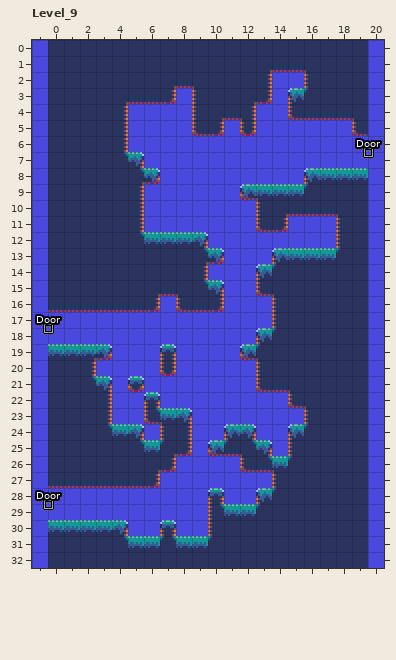
LDtk project, stored at assets/output.ldtk. Above: the version before the commit.
Cells are 16x16 px. Shown: Level_9 x -1..20, y 0..32. The commit also changed other parts of the map, which this record leaves out.
After:
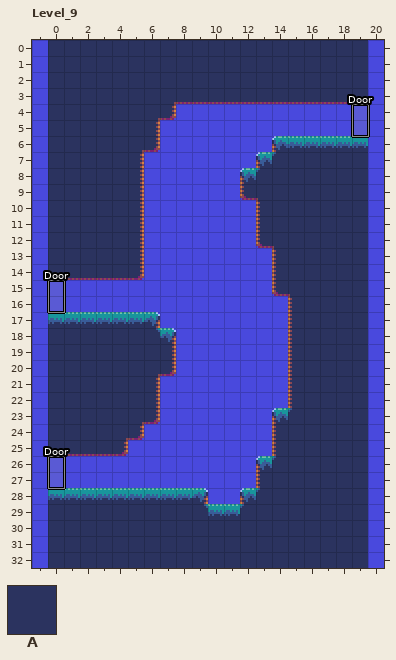
Key: from "IntGrid": A 1 "solid".
_ is an empty cell.
Objects are placed by their top-left corner, in cells (3,4 is the top-left corner of cell 3,4); size is 1x1 cell unless given.
The exact change:
Layer "IntGrid":
y 2: x 14..15 __ -> AA
y 3: x 8 _ -> A; x 14 _ -> A
y 4: x 5..7 ___ -> AAA; x 9..12 AAAA -> ____; x 15..19 AAAAA -> _____
y 5: x 5..6 __ -> AA; x 9..10 AA -> __; x 12 A -> _; x 19 A -> _
y 6: x 5..6 __ -> AA; x 14..19 ______ -> AAAAAA
y 7: x 13..19 _______ -> AAAAAAA
y 8: x 6 A -> _; x 12..15 ____ -> AAAA
y 11: x 15..17 ___ -> AAA
y 12: x 6..9 AAAA -> ____; x 13..17 _____ -> AAAAA
y 13: x 6..10 AAAAA -> _____
y 14: x 6..9 AAAA -> ____; x 13 A -> _
y 15: x 0..10 AAAAAAAAAAA -> ___________; x 13 A -> _
y 16: x 0..6 AAAAAAA -> _______; x 8..10 AAA -> ___; x 14 A -> _
y 17: x 0..6 _______ -> AAAAAAA; x 14 A -> _
y 18: x 0..7 ________ -> AAAAAAAA; x 13..14 AA -> __
y 19: x 4..6 ___ -> AAA; x 12..14 AAA -> ___
y 20: x 3..6 ____ -> AAAA; x 13..14 AA -> __
y 21: x 4 _ -> A; x 6 _ -> A; x 13..14 AA -> __
y 22: x 4..5 __ -> AA
y 23: x 4..5 __ -> AA; x 7..8 AA -> __; x 14..15 __ -> AA
y 24: x 7..8 AA -> __; x 11..12 AA -> __; x 14 _ -> A
y 25: x 5..8 AAAA -> ____; x 10..14 AAAA_ -> ____A
y 26: x 0..7 AAAAAAAA -> ________; x 12 A -> _
y 27: x 0..6 AAAAAAA -> _______; x 13 _ -> A
y 28: x 0..10 __________A -> AAAAAAAAAA_; x 12 _ -> A
y 29: x 0..9 __________ -> AAAAAAAAAA
y 30: x 5..6 __ -> AA; x 8..9 __ -> AA
Layer "Entities":
added: "Door" rectangle at 0,15 size 1x2
added: "Door" rectangle at 19,4 size 1x2
added: "Door" rectangle at 0,26 size 1x2
removed: "Door" rectangle at -0.2,28.8 size 0.5x0.5
removed: "Door" rectangle at 19.8,6.8 size 0.5x0.5
removed: "Door" rectangle at -0.2,17.8 size 0.5x0.5
